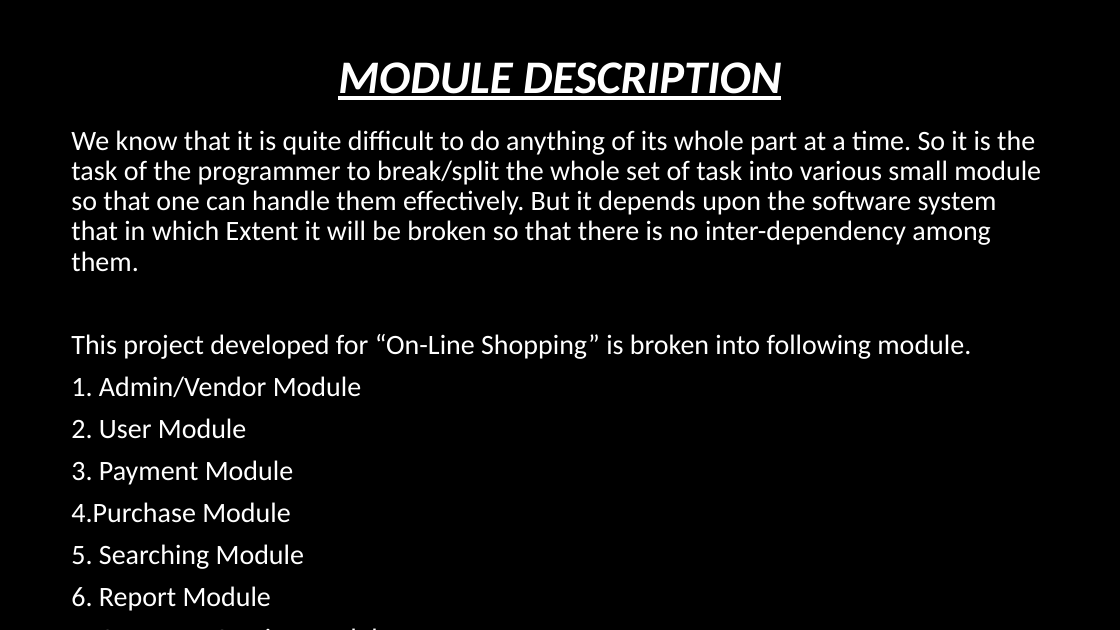
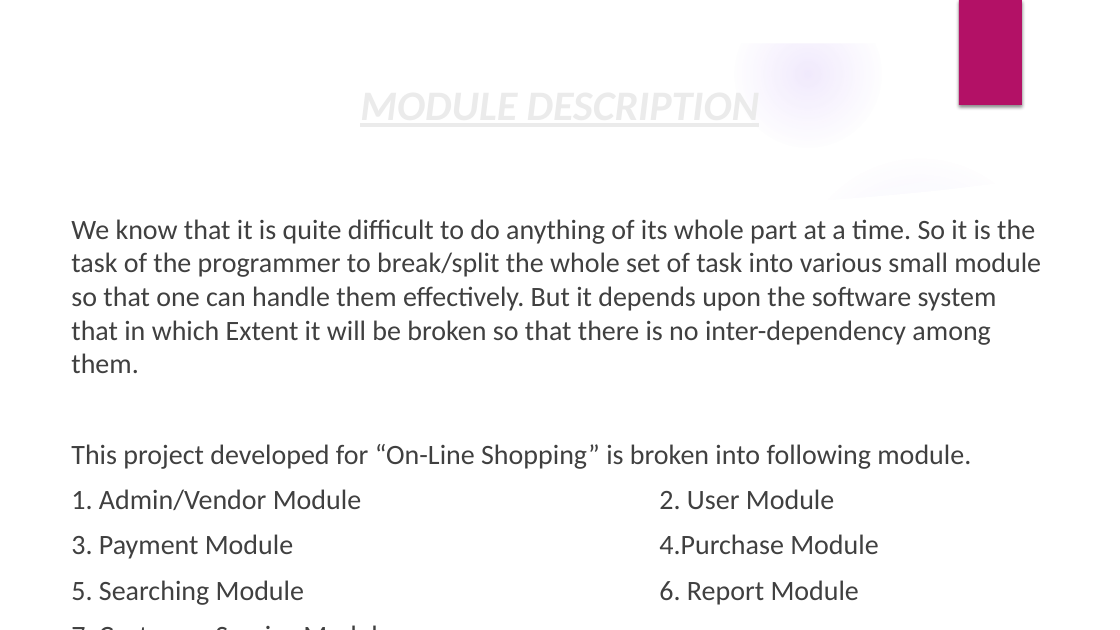
Before and after one commit to lalitgiri/Angular_Practice_Program, a slide deck: slide 19 of Ecommerce-Project/report data/project ppt.pptx (slide 18 before the commit). Drawn at 1120x630 pixels with LibreOffice and Linux fonts; fonts in the diff are those of the drawing; background and template pictures are left out. Boxes give left, top, right and bottom in pixels: in the first picture for what was removed or moved away, otherwise in the second. Text is boxed around its words. In the diff, an @@ line names an element or a change of style, - is before the commit and + after.

```diff
--- a/Ecommerce-Project/report data/project ppt.pptx
+++ b/Ecommerce-Project/report data/project ppt.pptx
@@ background #000000 to picture (left out) @@
@@ group added at (0,0,1120,630): 5 ellipses, 3 freeform shapes @@
@@ rectangle added at (959,0,1022,105), fill #B31166 @@
@@ title "MODULE DESCRIPTION": place and size @@
-title "MODULE DESCRIPTION" at (338,62,781,100)
+title "MODULE DESCRIPTION" at (954,252,1041,272)
@@ title "MODULE DESCRIPTION" at (954,252,1041,272): size 40 to 36 pt, text colour #FFFFFF to #EBEBEB; line spacing 0.9 to 1 @@
@@ text "We know that it is ...": place and size @@
-text "We know that it is ..." at (71,130,1041,611)
+text "We know that it is ..." at (71,219,1035,605)
@@ text at (71,219,1035,469): text colour #FFFFFF to #404040 in "We know that it is quite difficult ...", "This project developed for “On-Line Shopping” is ...", "7. Customer Service Module"; line spacing 0.9 to 1 @@
@@ text at (71,489,878,605): text changed; text colour #FFFFFF to #404040 @@
-1. Admin/Vendor Module
-2. User Module
-3. Payment Module
-4.Purchase Module
-5. Searching Module
-6. Report Module
+1. Admin/Vendor Module 2. User Module
+3. Payment Module 4.Purchase Module
+5. Searching Module 6. Report Module
```
Also in this commit, not shown: 37 other slides changed, 3 slides added, 1 slide removed, 2 other files.
